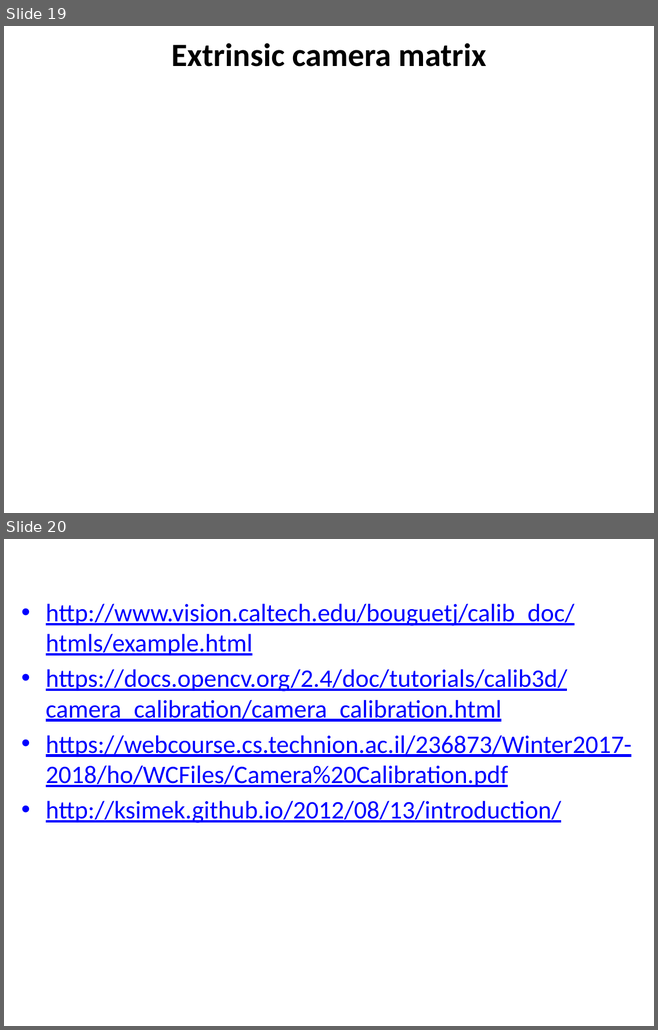
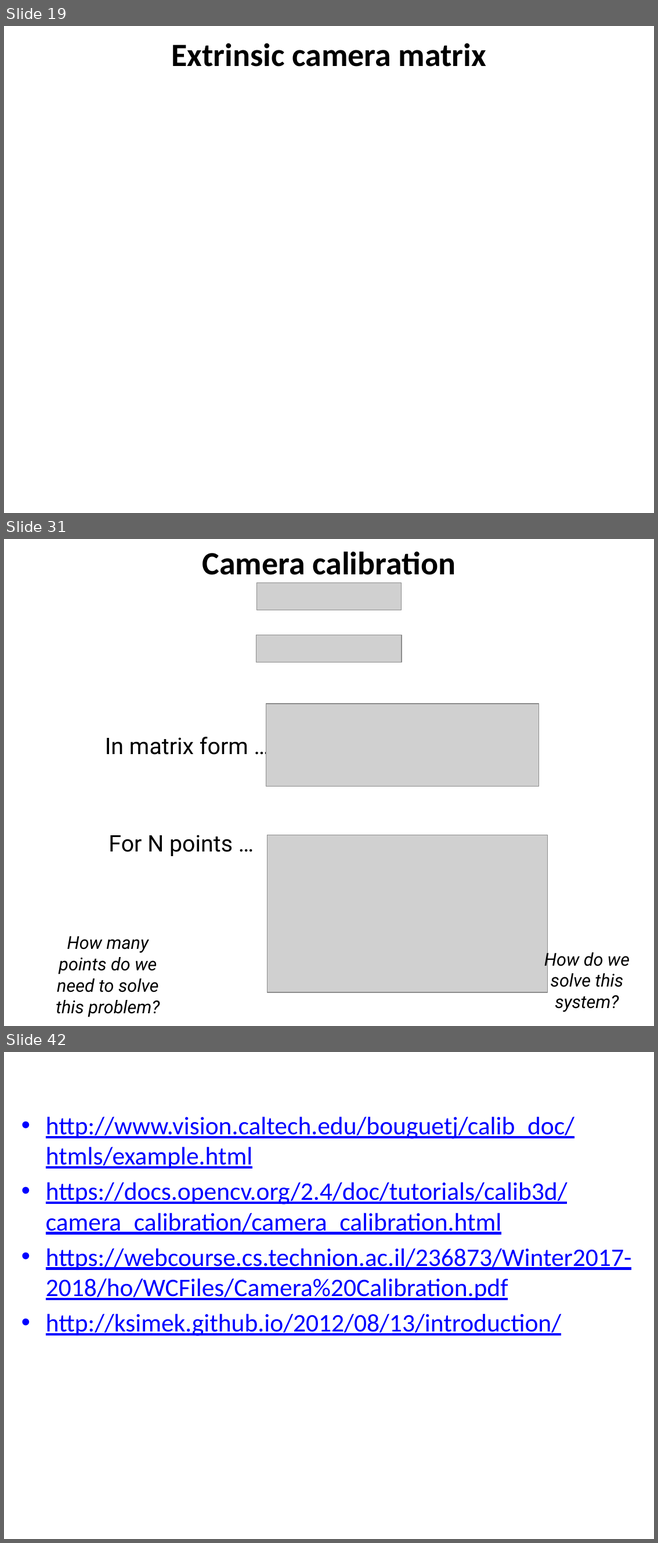
Before and after one commit to YoniChechik/AI_is_Math, a slide deck: c_07_camera_calibration/camera calibration.pptx. Shown one above the other, each under a label of ours: slides 19 and 20 before the commit, slides 19, 31 and 42 after it; the slides between them are not shown. The pictures are 658x1030 and 658x1543 pixels, drawn with LibreOffice and Linux fonts; fonts in the diff are those of the drawing; grey boxes stand for pictures. Boxes give left, top, right and bottom in pixels: in the first picture for what was removed or moved away, otherwise in the second. Text is boxed around its words. In the diff, an @@ line names an element or a change of style, - is before the commit and + after.

Commit message:
finished camera calib

```diff
--- a/c_07_camera_calibration/camera calibration.pptx
+++ b/c_07_camera_calibration/camera calibration.pptx
@@ slide 31 added at (4, 539, 654, 1026), background #FFFFFF @@
@@ text added at (202, 551, 455, 575), 36 pt, text #000000, bold @@
+Camera calibration
@@ picture added at (257, 583, 401, 610) @@
@@ picture added at (256, 635, 401, 663) @@
@@ picture added at (266, 704, 539, 787) @@
@@ text added at (105, 737, 248, 755), 25.3 pt, text #000000 @@
+In matrix form …
@@ text added at (108, 835, 233, 856), 25.3 pt, text #000000 @@
+For N points …
@@ picture added at (267, 835, 547, 993) @@
@@ text added at (56, 936, 159, 1017), 19.7 pt, text #000000, italic @@
+How many points do we need to solve this problem?
@@ text added at (544, 950, 629, 1012), 19.7 pt, text #000000, italic @@
+How do we solve this system?
@@ what was slide 20 is now slide 42 @@
```
Also in this commit, not shown: 21 other slides added.
